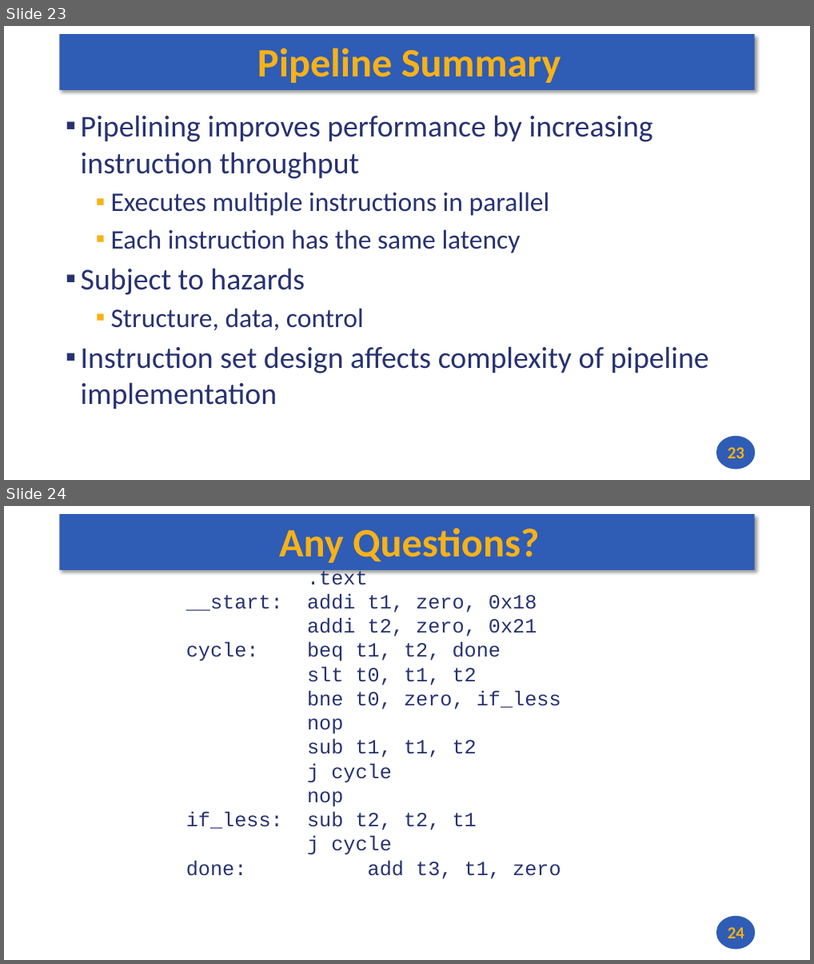
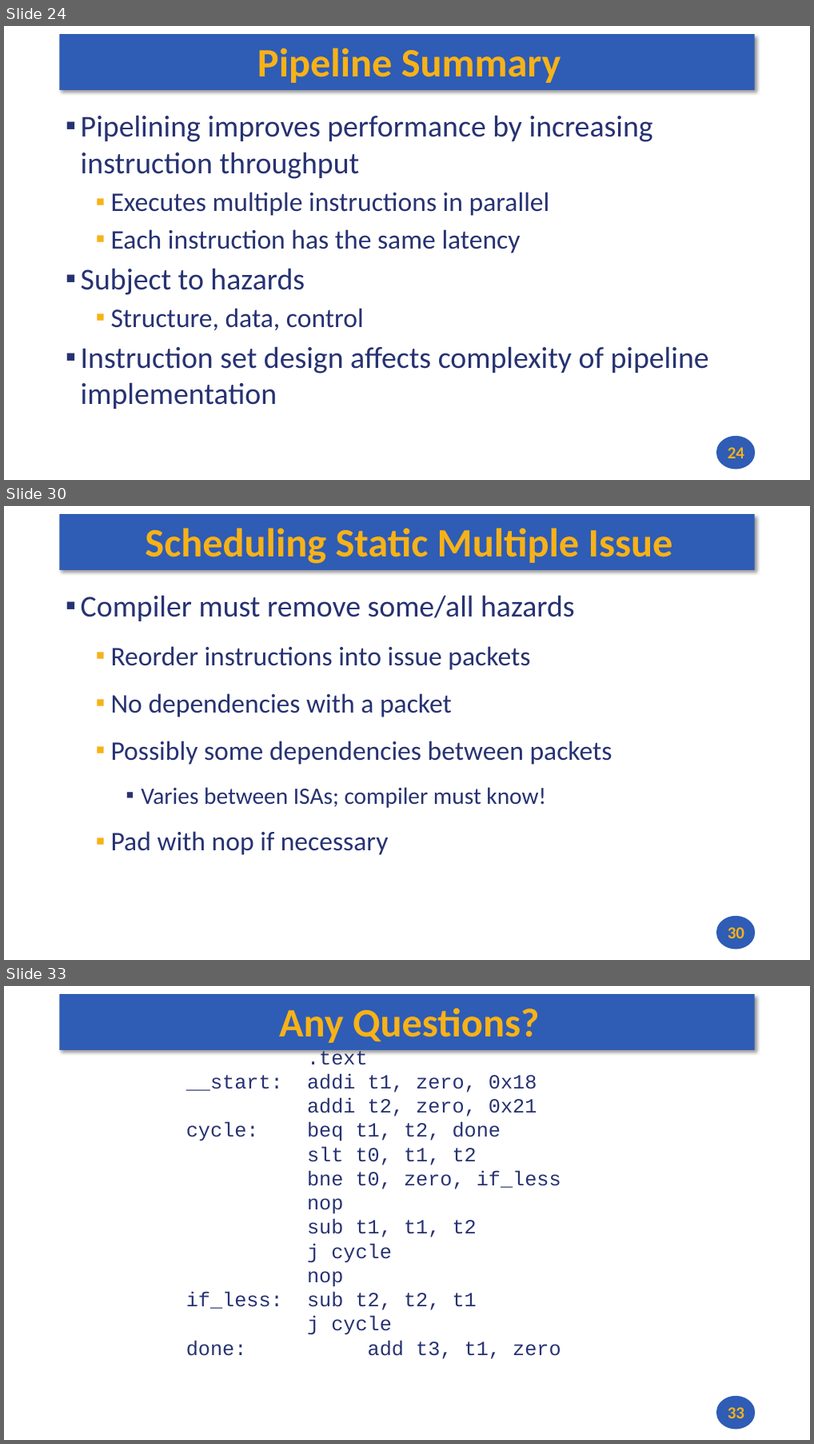
Before and after one commit to andrewt0301/hse-acos-course, a slide deck: docs/part1ca/09_Pipeline/CA_Lecture_09.pptx. Shown one above the other, each under a label of ours: slides 23 and 24 before the commit, slides 24, 30 and 33 after it; the slides between them are not shown. The pictures are 814x964 and 814x1444 pixels, drawn with LibreOffice and Linux fonts; fonts in the diff are those of the drawing. Boxes give left, top, right and bottom in pixels: in the first picture for what was removed or moved away, otherwise in the second. Text is boxed around its words. In the diff, an @@ line names an element or a change of style, - is before the commit and + after.

```diff
--- a/docs/part1ca/09_Pipeline/CA_Lecture_09.pptx
+++ b/docs/part1ca/09_Pipeline/CA_Lecture_09.pptx
@@ slide 30 added at (4, 506, 810, 960), background #FFFFFF; not listed: 2 template elements that a slide beside it also shows @@
@@ title added at (145, 528, 674, 564), 48 pt, text #F7B217, bold @@
+Scheduling Static Multiple Issue
@@ text added at (81, 595, 613, 855), 32 pt, text #273272 @@
+▪ Compiler must remove some/all hazards
+  ▪ Reorder instructions into issue packets
+  ▪ No dependencies with a packet
+  ▪ Possibly some dependencies between packets
+    ▪ Varies between ISAs; compiler must know!
+  ▪ Pad with nop if necessary
@@ page number added at (728, 927, 745, 938), 20 pt, text #F7B217, bold @@
+30
@@ what was slide 23 is now slide 24 @@
@@ page number at (728, 447, 745, 458): text changed @@
-23
+24
@@ what was slide 24 is now slide 33 @@
@@ page number at (728, 1407, 745, 1418): text changed @@
-24
+33
```
Also in this commit, not shown: 8 other slides added, 2 other files.
